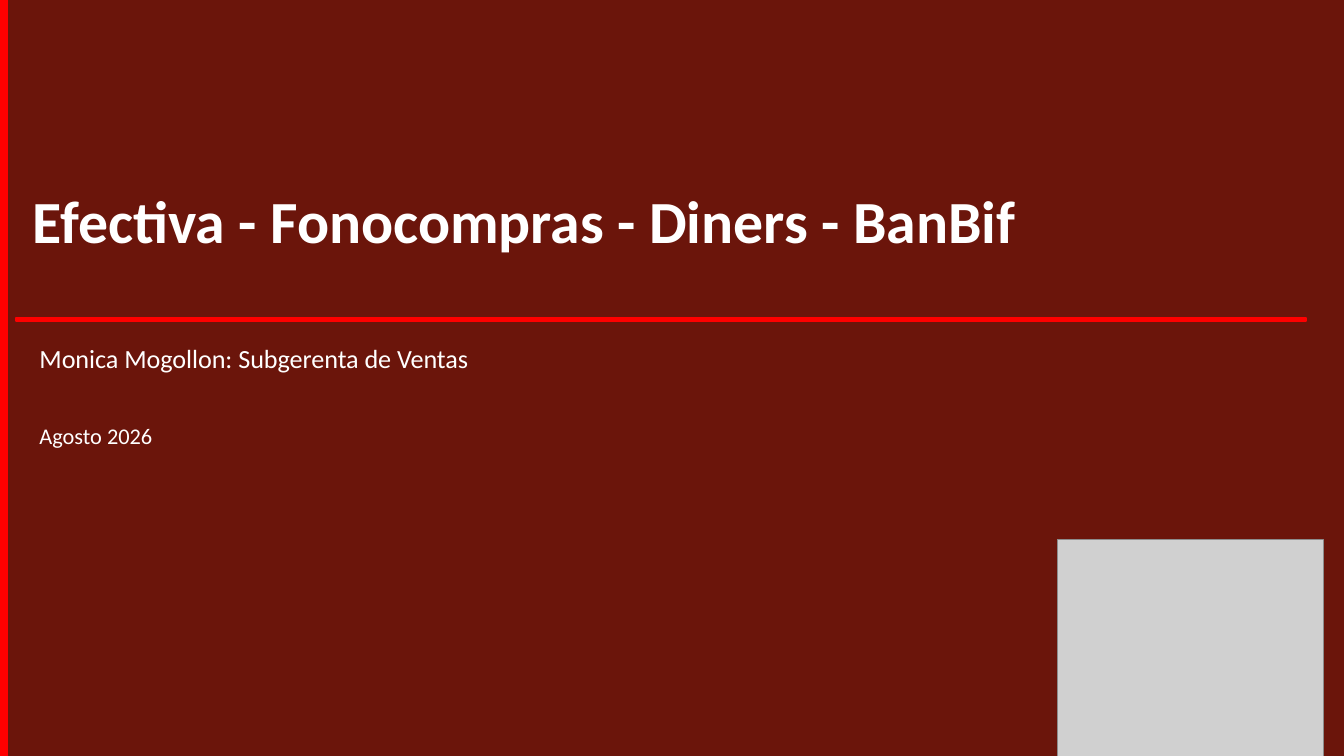
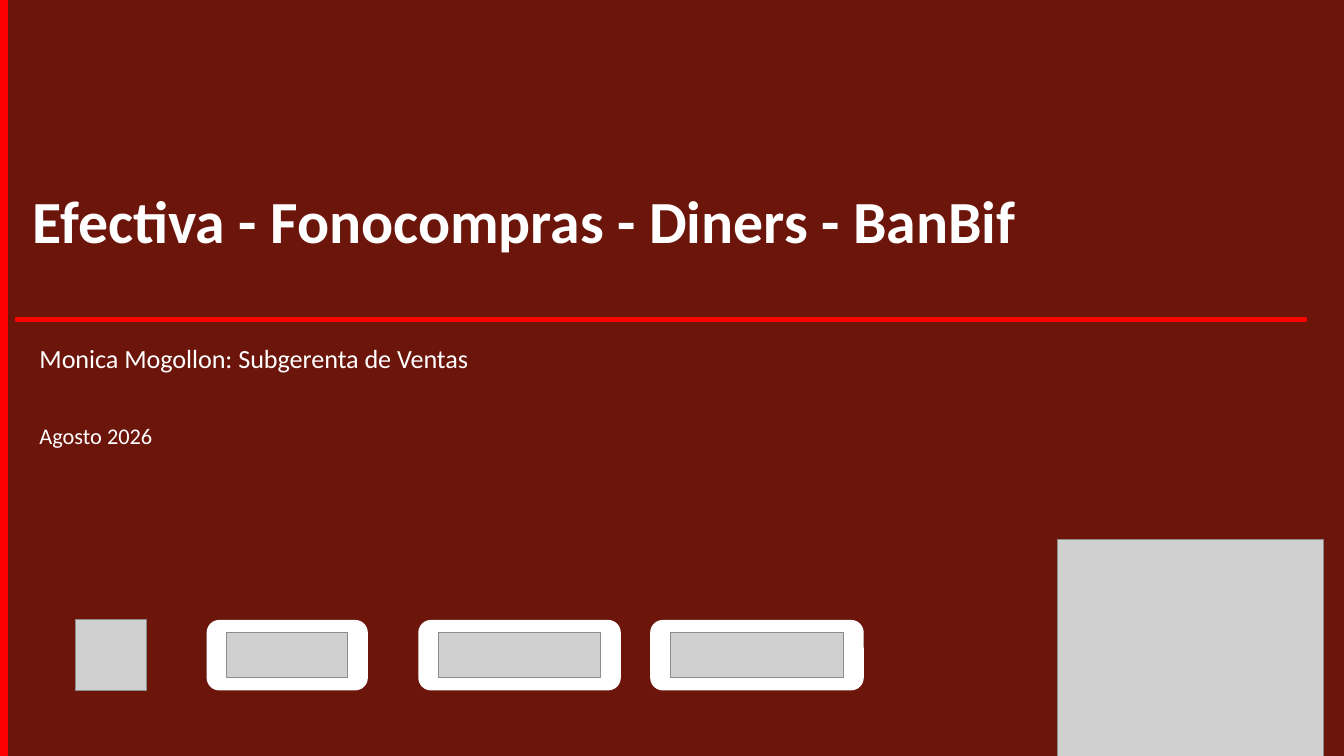
Before and after one commit to piere0405/streamlit_app, a slide deck: slide 34 of plantilla_campanias.pptx. Drawn at 1344x756 pixels with LibreOffice and Linux fonts; fonts in the diff are those of the drawing; grey boxes stand for pictures. Boxes give left, top, right and bottom in pixels: in the first picture for what was removed or moved away, otherwise in the second. Text is boxed around its words. In the diff, an @@ line names an element or a change of style, - is before the commit and + after.

```diff
--- a/plantilla_campanias.pptx
+++ b/plantilla_campanias.pptx
@@ picture added at bbox=[76, 620, 146, 691] @@
@@ rounded rectangle added at bbox=[207, 620, 368, 691], fill #FFFFFF @@
@@ rounded rectangle added at bbox=[418, 620, 621, 691], fill #FFFFFF @@
@@ rounded rectangle added at bbox=[650, 620, 864, 691], fill #FFFFFF @@
@@ picture added at bbox=[227, 633, 348, 678] @@
@@ picture added at bbox=[439, 633, 601, 678] @@
@@ picture added at bbox=[670, 633, 844, 678] @@
```
Also in this commit, not shown: 47 other slides changed, 2 other files.
